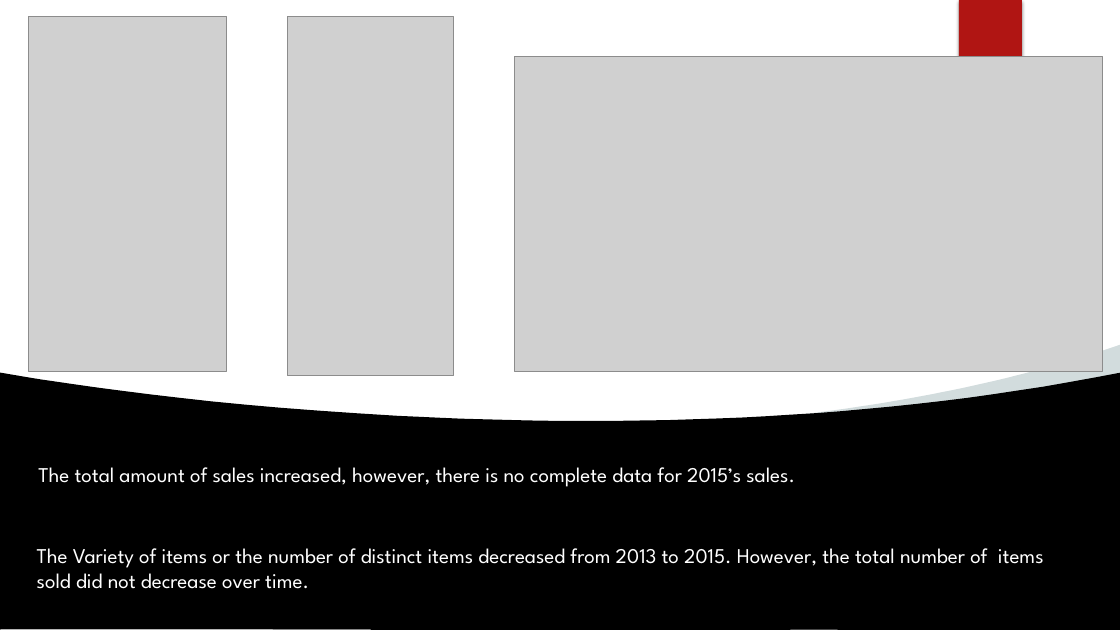
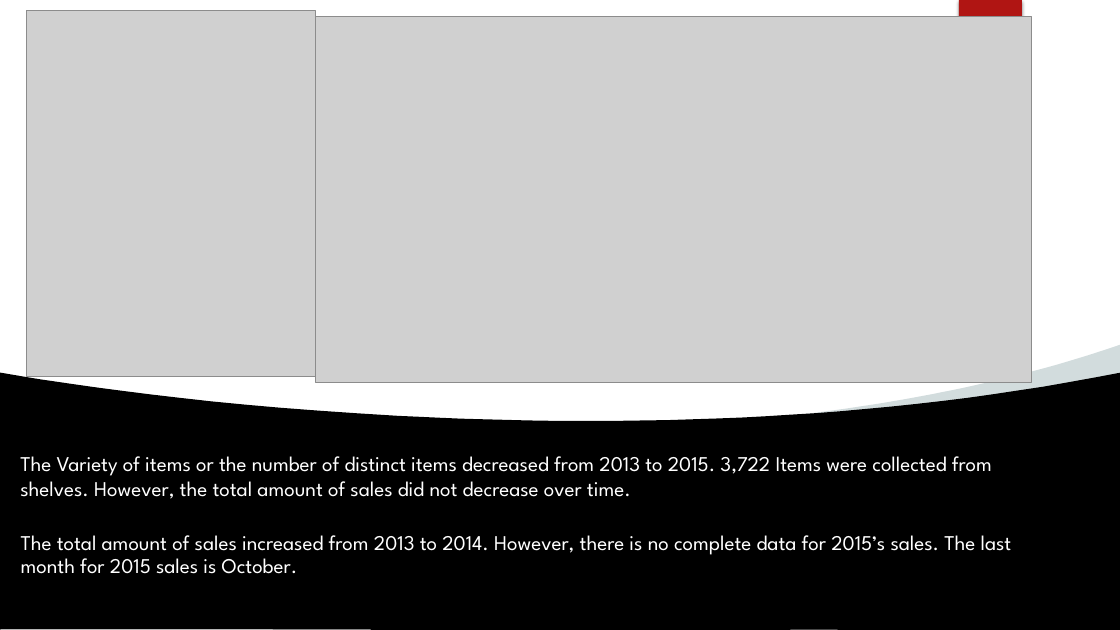
Before and after one commit to khwajajalal/Capstone4-Sales-Prediction, a slide deck: slide 4 of Sales Forecasting.pptx (slide 2 before the commit). Drawn at 1120x630 pixels with LibreOffice and Linux fonts; fonts in the diff are those of the drawing; grey boxes stand for pictures; background and template pictures are left out. Boxes give left, top, right and bottom in pixels: in the first picture for what was removed or moved away, otherwise in the second. Text is boxed around its words. In the diff, an @@ line names an element or a change of style, - is before the commit and + after.

```diff
--- a/Sales Forecasting.pptx
+++ b/Sales Forecasting.pptx
@@ picture resized from (x1=29, y1=17, x2=227, y2=371) to (x1=27, y1=11, x2=316, y2=376) @@
@@ picture removed at (x1=287, y1=17, x2=453, y2=376) @@
@@ picture resized from (x1=514, y1=56, x2=1102, y2=371) to (x1=316, y1=17, x2=1032, y2=382) @@
@@ text at (x1=20, y1=456, x2=992, y2=499): text changed @@
-The Variety of items or the number of distinct items decreased from 2013 to 2015. However, the total number of items sold did not decrease over time.
+The Variety of items or the number of distinct items decreased from 2013 to 2015. 3,722 Items were collected from shelves. However, the total amount of sales did not decrease over time.
@@ title at (x1=21, y1=535, x2=1012, y2=574): text changed @@
-The total amount of sales increased, however, there is no complete data for 2015’s sales.
+The total amount of sales increased from 2013 to 2014. However, there is no complete data for 2015’s sales. The last month for 2015 sales is October.
```
Also in this commit, not shown: 5 other slides changed, 1 slide added, 1 slide removed, 1 other file.
